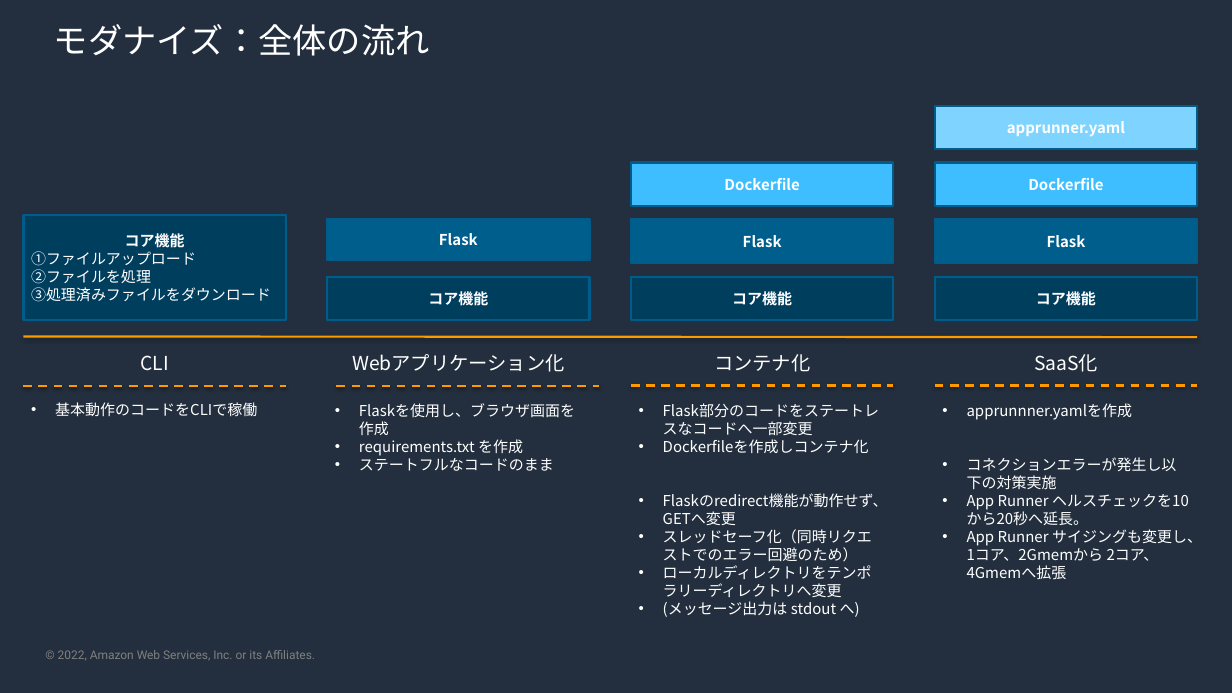
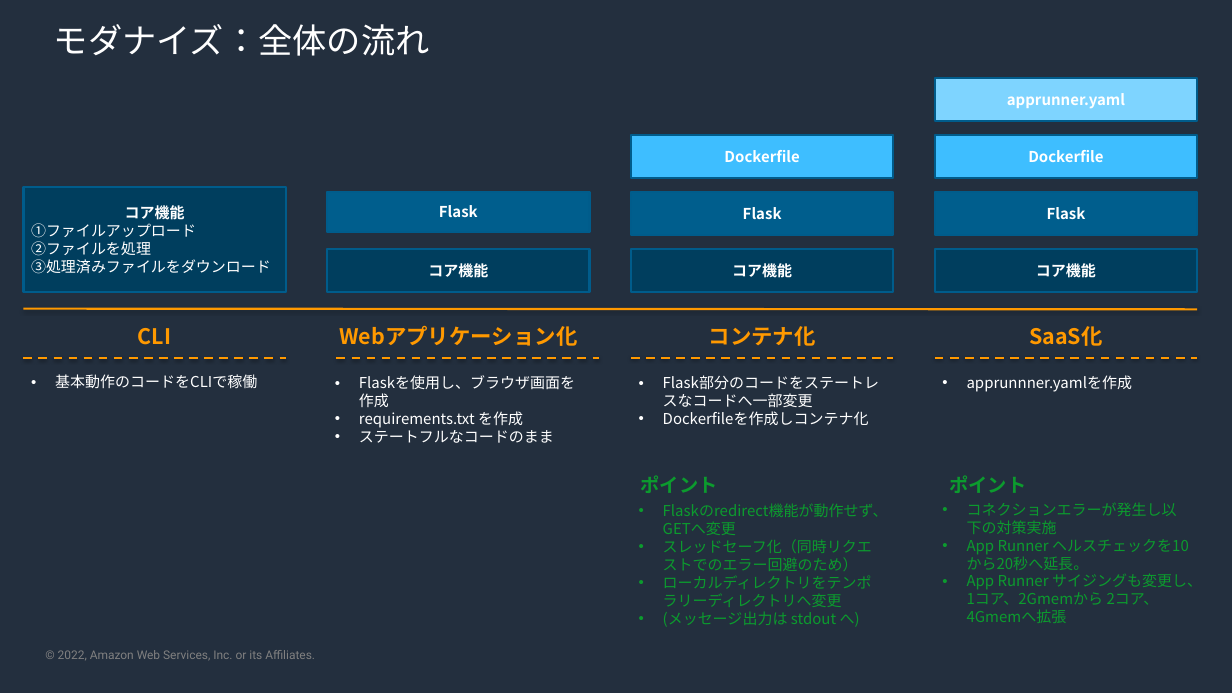
Before and after one commit to kmorooka/modern-skeleton, a slide deck: slide 6 of skeleton-guide.pptx. Drawn at 1232x693 pixels with LibreOffice and Linux fonts; fonts in the diff are those of the drawing; background and template pictures are left out. Boxes give left, top, right and bottom in pixels: in the first picture for what was removed or moved away, otherwise in the second. Text is boxed around its words. In the diff, an @@ line names an element or a change of style, - is before the commit and + after.

Commit message:
パワポ資料のアップデート

```diff
--- a/skeleton-guide.pptx
+++ b/skeleton-guide.pptx
@@ 9 rectangles, 4 texts, 1 line: place and size @@
-9 rectangles, 4 texts, 1 line at box(23, 105, 1197, 372)
+9 rectangles, 4 texts, 1 line at box(23, 78, 1197, 346)
@@ size 18 to 20 pt, text colour #FFFFFF to #FF9900, bold on in 4 elements at box(339, 325, 577, 346), box(709, 326, 816, 346), box(1029, 326, 1102, 346), box(138, 328, 171, 345) @@
@@ 4 lines, 2 texts, 1 rectangle: place and size @@
-4 lines, 2 texts, 1 rectangle at box(23, 216, 1197, 471)
+4 lines, 2 texts, 1 rectangle at box(23, 187, 1197, 443)
@@ text added at box(967, 375, 1133, 392), 14 pt, text #FFFFFF @@
+• apprunnner.yamlを作成
@@ text added at box(663, 411, 869, 425), 14 pt, text #FFFFFF @@
+• Flask部分のコードをステートレスなコードへ一部変更
+• Dockerfileを作成しコンテナ化
@@ text at box(967, 403, 1133, 420): paragraph removed @@
-• apprunnner.yamlを作成
@@ text at box(663, 439, 869, 453): paragraphs removed @@
-• Flask部分のコードをステートレスなコードへ一部変更
-• Dockerfileを作成しコンテナ化
@@ text added at box(641, 475, 718, 493), 18 pt, text #0C9B2E, bold @@
+ポイント
@@ text added at box(949, 475, 1026, 493), 18 pt, text #0C9B2E, bold @@
+ポイント
@@ text "Flaskのredirect機能が動作せず、GETへ変更": place and size @@
-text "Flaskのredirect機能が動作せず、GETへ変更" at box(663, 439, 888, 617)
+text "Flaskのredirect機能が動作せず、GETへ変更" at box(663, 503, 888, 627)
@@ text "Flaskのredirect機能が動作せず、GETへ変更" at box(663, 503, 888, 627): text colour #FFFFFF to #0C9B2E @@
@@ text "コネクションエラーが発生し以下の対策実施" at box(967, 502, 1202, 623): text colour #FFFFFF to #0C9B2E @@
@@ text "コネクションエラーが発生し以下の対策実施": place and size @@
-text "コネクションエラーが発生し以下の対策実施" at box(967, 403, 1202, 580)
+text "コネクションエラーが発生し以下の対策実施" at box(967, 502, 1202, 623)
```
Also in this commit, not shown: 11 other slides changed, 7 slides added, 2 slides removed.
